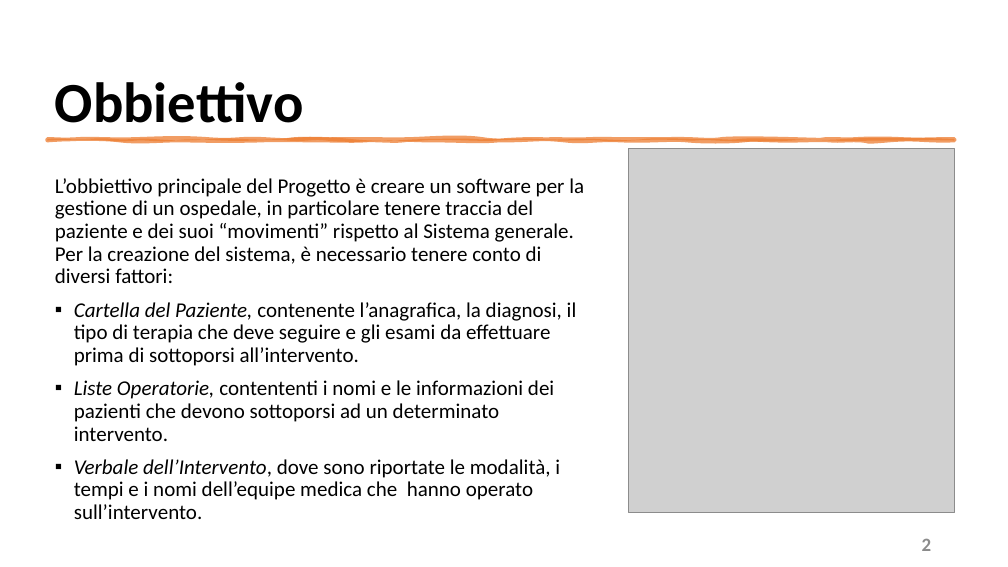
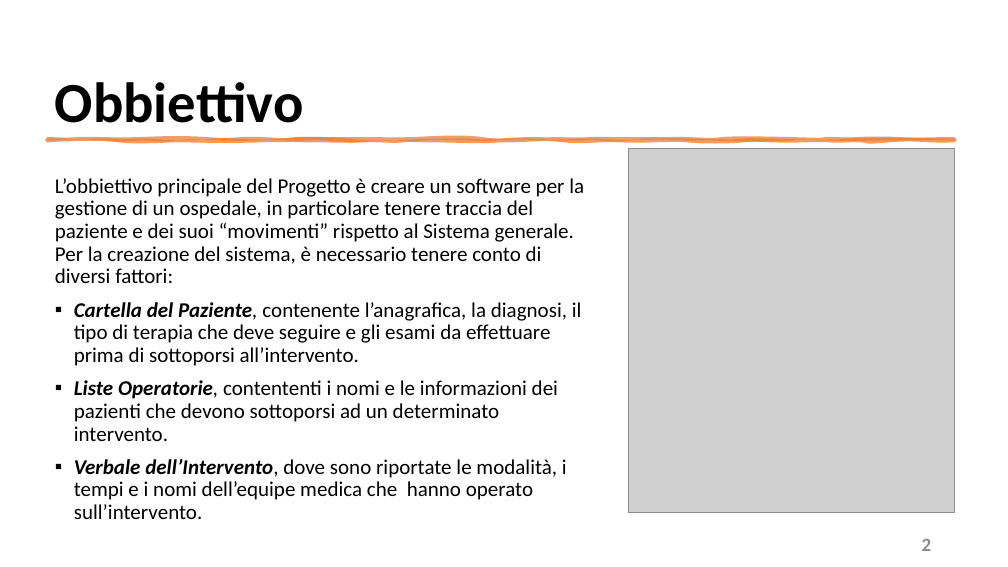
Before and after one commit to mangilimatteo/Progetto_Ingegneria_Software_Cattaneo_Mangili_Saini, a slide deck: slide 2 of Presentazione/Presentazione_Progetto.pptx. Drawn at 1008x567 pixels with LibreOffice and Linux fonts; fonts in the diff are those of the drawing; grey boxes stand for pictures. Boxes give left, top, right and bottom in pixels: in the first picture for what was removed or moved away, otherwise in the second. Text is boxed around its words. In the diff, an @@ line names an element or a change of style, - is before the commit and + after.

```diff
--- a/Presentazione/Presentazione_Progetto.pptx
+++ b/Presentazione/Presentazione_Progetto.pptx
@@ text at bbox=[74, 302, 582, 519]: bold on in "Cartella del Paziente,", "Liste Operatorie,", "Verbale dell’Intervento," @@
```
Also in this commit, not shown: 12 other slides changed, 1 slide added.
